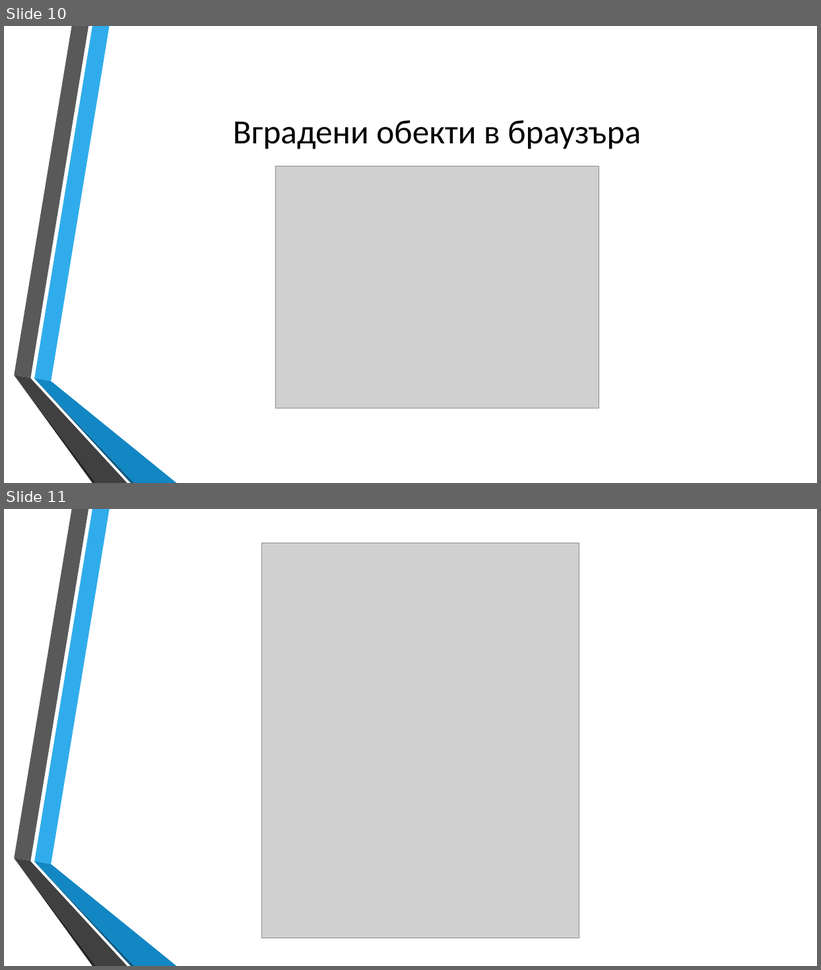
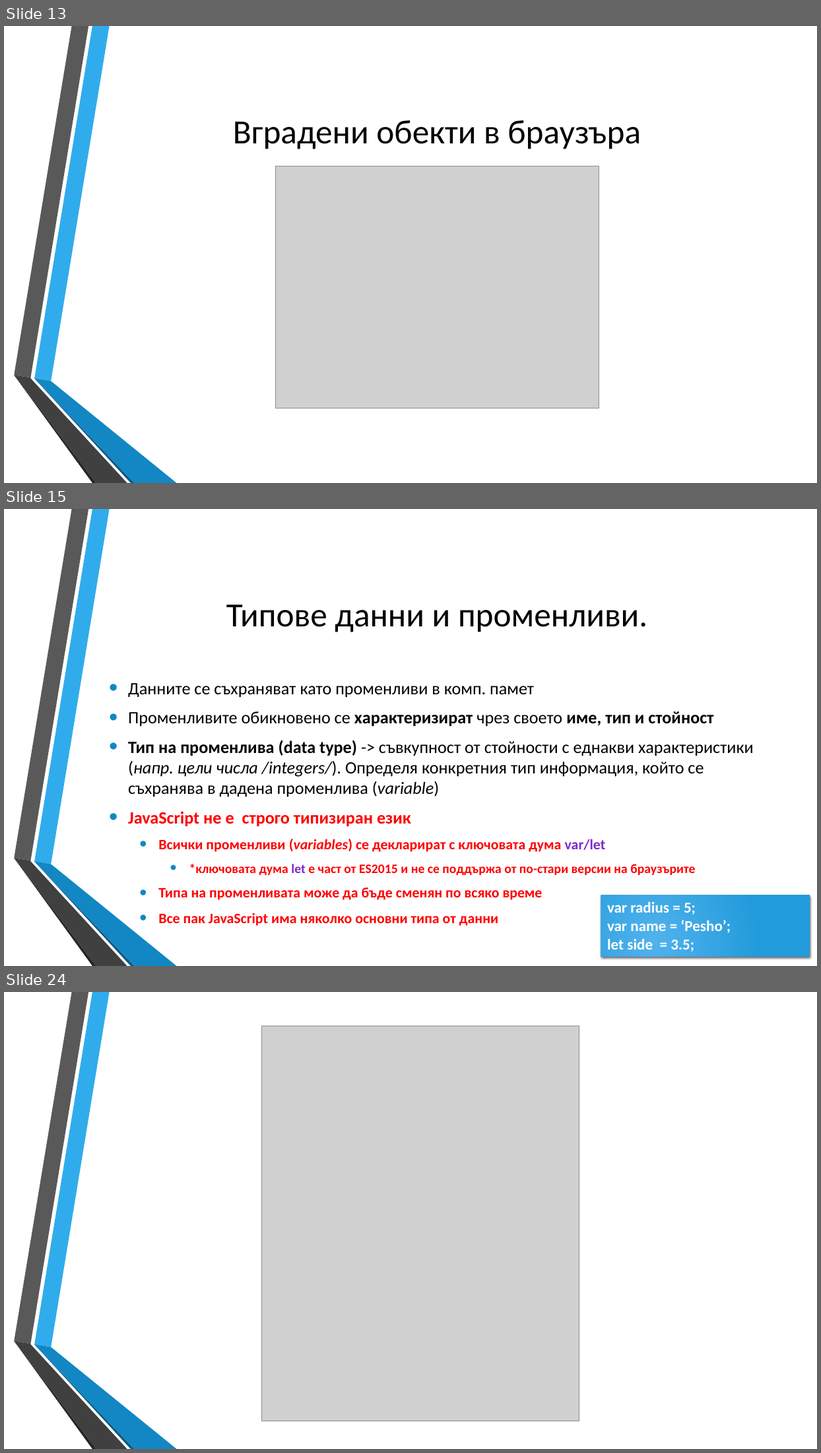
Before and after one commit to dnmitev/IT-Academy, a slide deck: JS Fundamentals/2.JS-Basics/JS-Basics.pptx. Shown one above the other, each under a label of ours: slides 10 and 11 before the commit, slides 13, 15 and 24 after it; the slides between them are not shown. The pictures are 821x970 and 821x1453 pixels, drawn with LibreOffice and Linux fonts; fonts in the diff are those of the drawing; grey boxes stand for pictures; background and template pictures are left out. Boxes give left, top, right and bottom in pixels: in the first picture for what was removed or moved away, otherwise in the second. Text is boxed around its words. In the diff, an @@ line names an element or a change of style, - is before the commit and + after.

```diff
--- a/JS Fundamentals/2.JS-Basics/JS-Basics.pptx
+++ b/JS Fundamentals/2.JS-Basics/JS-Basics.pptx
@@ slide 15 added at <box>4,509,817,966</box>, background picture (left out); not listed: 6 template elements that a slide beside it also shows @@
@@ title added at <box>226,605,648,632</box>, 40 pt, text #000000 @@
+Типове данни и променливи.
@@ text added at <box>128,683,754,926</box>, 20.4 pt, text #000000, bold @@
+• Данните се съхраняват като променливи в комп. памет
+• Променливите обикновено се характеризират чрез своето име, тип и стойност
+• Тип на променлива (data type) -> съвкупност от стойности с еднакви характеристики (напр. цели числа /integers/). Определя конкретния тип информация, който се съхранява в дадена променлива (variable)
+• JavaScript не е строго типизиран език
+  • Всички променливи (variables) се декларират с ключовата дума var/let
+    • *ключовата дума let e част от ES2015 и не се поддържа от по-стари версии на браузърите
+  • Типа на променливата може да бъде сменян по всяко време
+  • Все пак JavaScript има няколко основни типа от данни
@@ rectangle added at <box>601,895,810,956</box>, fill gradient #51B3ED to #219CDB, 18 pt, text #FFFFFF, bold @@
+var radius = 5;
+var name = ‘Pesho’;
+let side = 3.5;
@@ what was slide 10 is now slide 13 @@
@@ what was slide 11 is now slide 24 @@
```
Also in this commit, not shown: 1 slide changed, 12 other slides added, 5 other files.
